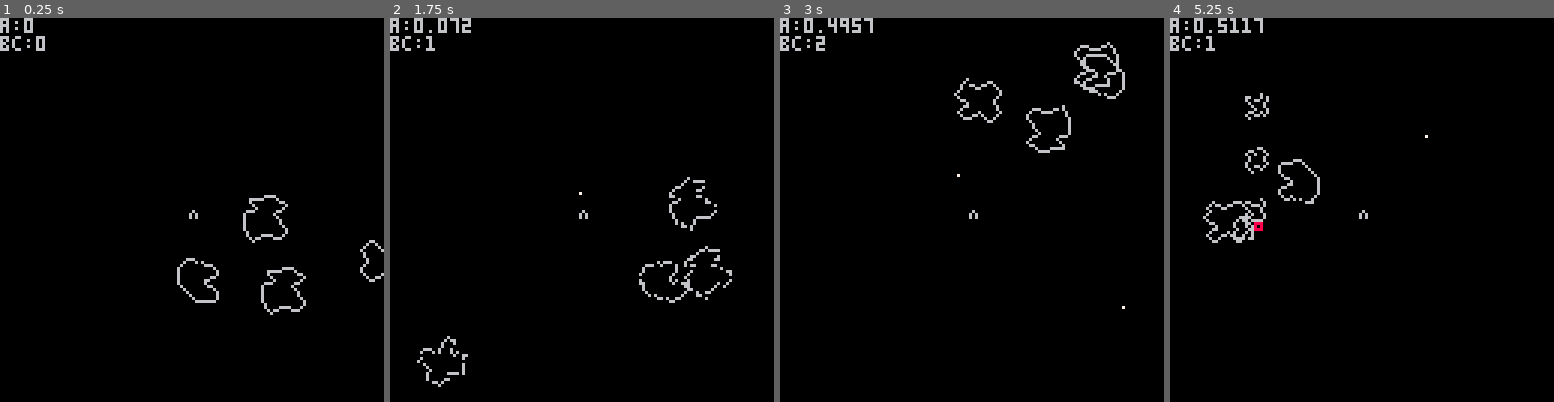
Above: before the commit, frames 1-4 (left to right).
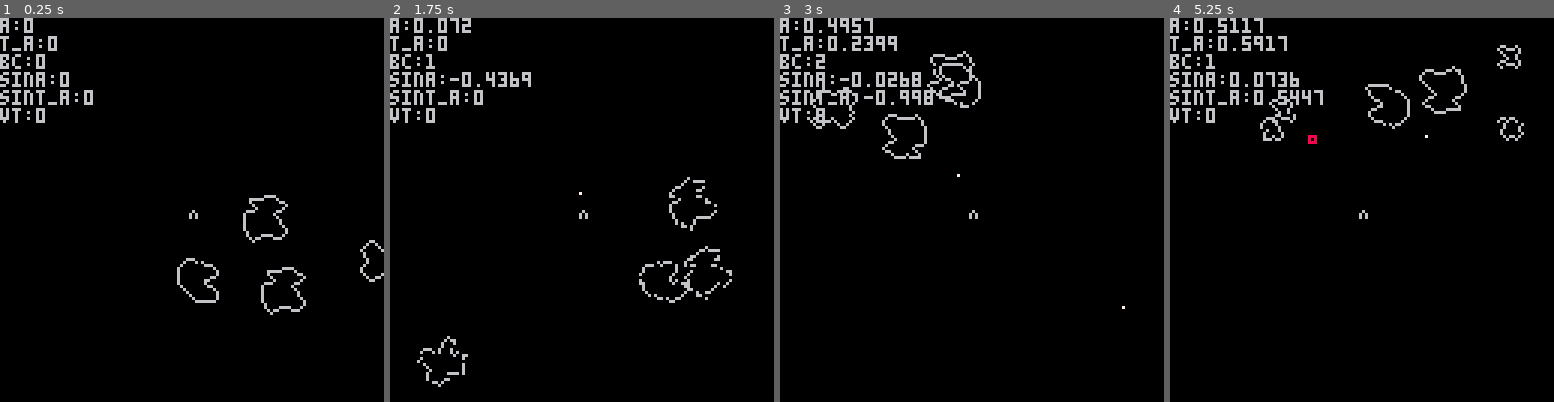
Above: after the commit, the same moments.

Repository: abemassry/sdioretsa
Game: PICO-8 cartridge sdioretsa.p8
Two runs of this game, one before a commit and one after it. Both use one fixed random seed, a clock stepped at 60 frames per second and the inputs below.
Inputs:
- Up to frame 1 (0.25 s): no input
- Up to frame 2 (1.75 s): tap O (Z key) at 0.7, 1.7 s; hold Right from 1.6 s (still down)
- Up to frame 3 (3 s): release Right at 2.1 s; tap O (Z key) at 2.1, 2.5, 2.9 s; hold Up 2.15-2.42 s; hold Right from 2.47 s (still down)
- Up to frame 4 (5.25 s): release Right at 3.03 s; hold Left 3.08-3.58 s; tap O (Z key) every 0.4 s from 3.3 to 4.9 s; hold Right 4.02-4.68 s; hold Up 4.73-5.03 s; hold Left from 5.08 s (still down)

The runs differ from the first frame. In frame 1, 1.4% of the frame differs, in the area x 0-25%, y 4-28%; in frame 2, 1.6%; in frame 3, 4.3%, in the area x 0-90%, y 4-37%; in frame 4, 4.2%.

Commit message:
got accel and decel working

Diff:
--- a/sdioretsa.p8
+++ b/sdioretsa.p8
@@ -19,7 +19,17 @@
 	a = 0 -- the ship's angle
 	ma = 0 -- the mathematical angle based on xy coordinates
 	t_a = 0 -- the ship's angle thrust activate
+	pt_a = 0 -- previous thrust angle
+	t_x = 0 -- x component of ship thrust
+	t_y = 0 -- y component of ship thrust
+	tvx = 0
+	tvy = 0
 	thrust = 0 -- the ship's thrust
+
+	velocity = 0 -- the ship's speed (can be added to or subtracted from by thrust)
+	vx = 0 -- ship's velocity x component
+	vy = 0 -- ship's velocity y component
+	vt = 0
 	momentum = 0 -- the ship's momentum vector
 	tx = 0 -- the rotated x thrust component
 	ty = 0 -- the rotated y thrust component
@@ -50,13 +60,13 @@
 		oy = 64,
 		rx = 64, -- rotated bullet position
 		ry = 64,
-		tx = 0, -- rotated thrust x component
-		ty = 0, -- rotated thrust y component
+		vx = 0, -- rotated velocity x component
+		vy = 0, -- rotated velocity y component
 		speedx = 0,
 		speedy = 0,
 		btimer = 0,
 		init_angle = a,
-		init_thrust = thrust,
+		init_velocity = velocity,
 
 		update=function(self)
 			self.btimer+=1
@@ -65,14 +75,14 @@
 				del(bullets, self)
 			end
 
-			self.oy-=2 + (self.init_thrust)
-			-- the thrust happens in the y direction but
+			self.oy-=2 + (self.init_velocity)
+			-- the velocity happens in the y direction but
 			-- after rotation could have an x component
 			-- it effects everything else on screen
-			self.tx = sin(a-self.init_angle) * thrust
-			self.ty = cos(a-self.init_angle) * thrust
-			self.ox+=(self.speedx) + self.tx
-			self.oy+=(self.speedy) + self.ty
+			self.vx = sin(a-self.init_angle) * velocity
+			self.vy = cos(a-self.init_angle) * velocity
+			self.ox+=(self.speedx) + self.vx
+			self.oy+=(self.speedy) + self.vy
 
 			-- the asteroid playing field is connected at the ends
 			if (self.ox > 128) self.ox = 0
@@ -104,6 +114,8 @@
 		ry=0,
 		xv = 0,
 		yv = 0,
+		vx = 0, -- rotated velocity x component
+		vy = 0, -- rotated velocity y component
 		tx = 0, -- rotated thrust x component
 		ty = 0, -- rotated thrust y component
 		tdirection = -1,
@@ -119,10 +131,29 @@
 			-- the thrust happens in the y direction but
 			-- after rotation could have an x component
 			-- it effects everything else on screen
-			self.tx = sin(self.init_angle+t_a) * thrust
-			self.ty = cos(self.init_angle+t_a) * thrust
-			self.ox+=(self.size_accel*self.speedx) + self.tx
-			self.oy+=(self.size_accel*self.speedy) + self.ty
+			-- self.vx = sin(self.init_angle+t_a) * velocity
+			-- self.vy = cos(self.init_angle+t_a) * velocity
+			if btn(2) then
+				self.vx = self.vx + (tvx * 0.04)
+				self.vy = self.vy + (tvy * 0.04)
+			end
+			if (self.vx > 2.5) self.vx = 2.5
+			if (self.vx < -2.5) self.vx = -2.5
+			if (self.vy > 2.5) self.vy = 2.5
+			if (self.vy < -2.5) self.vy = -2.5
+			if (self.vx > 0) self.vx -= .001
+			if (self.vx < 0) self.vx += .001
+			if (self.vy > 0) self.vy -= .001
+			if (self.vy < 0) self.vy += .001
+
+
+
+			-- self.vx = (sin(self.init_angle+t_a) * velocity) + tvx
+			-- self.vy = (cos(self.init_angle+t_a) * velocity) + tvy
+			-- self.ox+=(self.size_accel*self.speedx) + self.tx
+			-- self.oy+=(self.size_accel*self.speedy) + self.ty
+			self.ox+=((self.size_accel*self.speedx) + self.vx)
+			self.oy+=((self.size_accel*self.speedy) + self.vy)
 
 			-- the asteroid playing field is connected at the ends
 			if (self.ox > 128) self.ox = 0
@@ -135,9 +166,13 @@
 				self.blow_up +=1
 			end
 			if self.blow_up > 30 then
+				-- do astroid particle animation
 				self:remove()
 			end
 			for b in all(bullets) do
+				-- check for collisions between all bullets and this asteroid
+				-- the idea is there are less bullets than asteroids so it's
+				-- less expensive
 				if (b.rx > self.rx-self.size and b.rx <self.rx+self.size and b.ry > self.ry-self.size and b.ry < self.ry+self.size and self.blow_up < 1) then
 					self.blow_up +=1
 					b:remove()
@@ -217,15 +252,26 @@
 
   -- up is accelerate
 	if (btn(2)) then
-		thrust += .10
+		pt_a = t_a
+		tx = sin(a) * .10
+		ty = cos(a) * .10
 		t_a = a
+		if (velocity > 0) then
+			tvx = sin(t_a) * velocity
+			tvy = cos(t_a) * velocity
+		end
+		thrust = .1
 	else
-		thrust -= .005
-	end
-	if (thrust < 0) thrust = 0
-	if (thrust > 3) thrust = 3
-	tx = sin(a) * thrust
-	ty = cos(a) * thrust
+		thrust = -.005
+	end
+	velocity += thrust
+	if (velocity < 0) velocity = 0
+	if (velocity > 3) velocity = 3
+
+	vx = sin(a) * velocity
+	vy = cos(a) * velocity
+	vx = vx + tx
+	vy = vy + ty
 
 	-- if (btn(4) and bullet_count < 4 and btn_4_hold > 30) then
 	if (btn_4_press == false and btn(4) and bullet_count < 4 and btn_4_hold > 5) then
@@ -276,7 +322,11 @@
 
 	if (btn(2)) pset(64,67,6)
 	print('a:'..a, 0,0,6)
-	print('bc:'..bullet_count, 0, 6, 6)
+	print('t_a:'..t_a, 0,6,6)
+	print('bc:'..bullet_count, 0, 12, 6)
+	print('sina:'..sin(a), 0,18,6)
+	print('sint_a:'..sin(t_a), 0,24,6)
+	print('vt:'..sin(vt), 0,30,6)
 end
 
 function a1(x,y)
